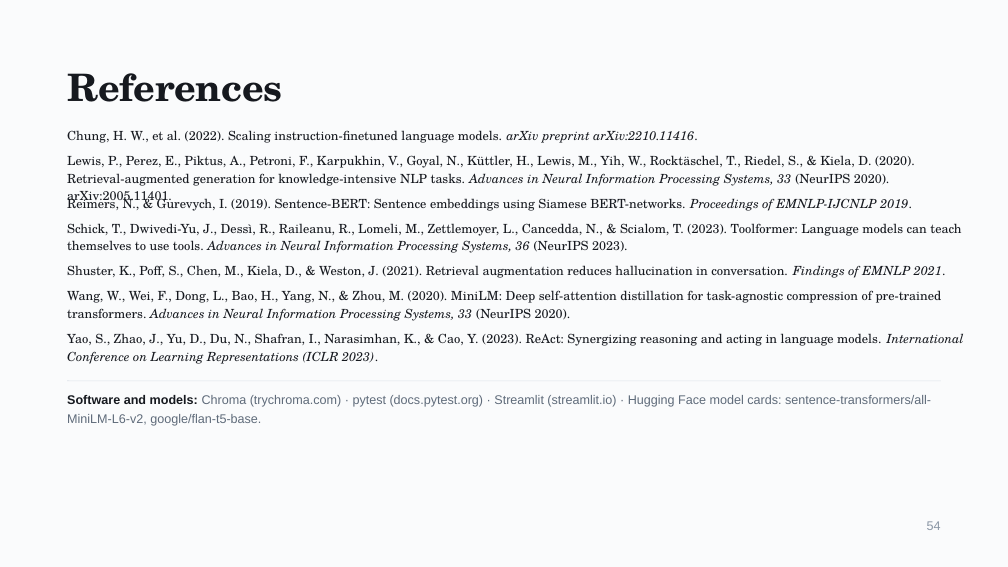
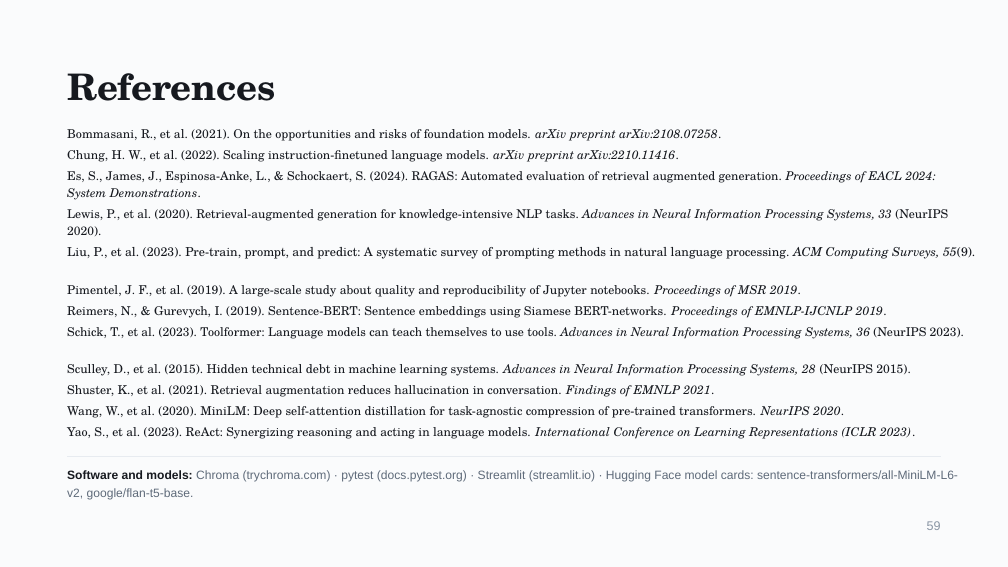
Before and after one commit to karin-8/rag-chatbot-student, a slide deck: slide 59 of student-guide/RAG in Production.pptx (slide 54 before the commit). Drawn at 1008x567 pixels with LibreOffice and Linux fonts; fonts in the diff are those of the drawing. Boxes give left, top, right and bottom in pixels: in the first picture for what was removed or moved away, otherwise in the second. Text is boxed around its words. In the diff, an @@ line names an element or a change of style, - is before the commit and + after.

```diff
--- a/student-guide/RAG in Production.pptx
+++ b/student-guide/RAG in Production.pptx
@@ title "References" at box(67, 73, 275, 101): size 36 to 34.8 pt; line spacing 39.6pt to 38.2pt @@
@@ text "Chung, H. W., et al. ...": place and size @@
-text "Chung, H. W., et al. ..." at box(67, 130, 698, 143)
+text "Chung, H. W., et al. ..." at box(67, 150, 679, 162)
@@ text "Chung, H. W., et al. ..." at box(67, 150, 679, 162): size 12 to 11.6 pt; line spacing 16.8pt to 16.2pt @@
@@ text added at box(67, 129, 721, 141), 11.6 pt, text #16191F @@
+Bommasani, R., et al. (2021). On the opportunities and risks of foundation models. arXiv preprint arXiv:2108.07258.
@@ text added at box(67, 171, 936, 200), 11.5 pt, text #16191F @@
+Es, S., James, J., Espinosa-Anke, L., & Schockaert, S. (2024). RAGAS: Automated evaluation of retrieval augmented generation. Proceedings of EACL 2024: System Demonstrations.
@@ text at box(67, 209, 948, 236): text changed; size 12 to 11.5 pt @@
-Lewis, P., Perez, E., Piktus, A., Petroni, F., Karpukhin, V., Goyal, N., Küttler, H., Lewis, M., Yih, W., Rocktäschel, T., Riedel, S., & Kiela, D. (2020). Retrieval-augmented generation for knowledge-intensive NLP tasks. Advances in Neural Information Processing Systems, 33 (NeurIPS 2020). arXiv:2005.11401.
+Lewis, P., et al. (2020). Retrieval-augmented generation for knowledge-intensive NLP tasks. Advances in Neural Information Processing Systems, 33 (NeurIPS 2020).
@@ text added at box(67, 247, 975, 259), 11.7 pt, text #16191F @@
+Liu, P., et al. (2023). Pre-train, prompt, and predict: A systematic survey of prompting methods in natural language processing. ACM Computing Surveys, 55(9).
@@ text added at box(67, 285, 801, 297), 11.6 pt, text #16191F @@
+Pimentel, J. F., et al. (2019). A large-scale study about quality and reproducibility of Jupyter notebooks. Proceedings of MSR 2019.
@@ text "Reimers, N., & Gurevych, I. ..." at box(67, 306, 887, 318): size 12 to 11.6 pt; line spacing 16.8pt to 16.2pt @@
@@ text "Reimers, N., & Gurevych, I. ...": place and size @@
-text "Reimers, N., & Gurevych, I. ..." at box(67, 195, 912, 211)
+text "Reimers, N., & Gurevych, I. ..." at box(67, 306, 887, 318)
@@ text at box(67, 327, 964, 339): text changed; size 12 to 11.5 pt @@
-Schick, T., Dwivedi-Yu, J., Dessì, R., Raileanu, R., Lomeli, M., Zettlemoyer, L., Cancedda, N., & Scialom, T. (2023). Toolformer: Language models can teach themselves to use tools. Advances in Neural Information Processing Systems, 36 (NeurIPS 2023).
+Schick, T., et al. (2023). Toolformer: Language models can teach themselves to use tools. Advances in Neural Information Processing Systems, 36 (NeurIPS 2023).
@@ text at box(67, 385, 715, 397): text changed; size 12 to 11.6 pt @@
-Shuster, K., Poff, S., Chen, M., Kiela, D., & Weston, J. (2021). Retrieval augmentation reduces hallucination in conversation. Findings of EMNLP 2021.
+Shuster, K., et al. (2021). Retrieval augmentation reduces hallucination in conversation. Findings of EMNLP 2021.
@@ text added at box(67, 364, 911, 376), 11.6 pt, text #16191F @@
+Sculley, D., et al. (2015). Hidden technical debt in machine learning systems. Advances in Neural Information Processing Systems, 28 (NeurIPS 2015).
@@ text at box(67, 406, 844, 418): text changed; size 12 to 11.6 pt @@
-Wang, W., Wei, F., Dong, L., Bao, H., Yang, N., & Zhou, M. (2020). MiniLM: Deep self-attention distillation for task-agnostic compression of pre-trained transformers. Advances in Neural Information Processing Systems, 33 (NeurIPS 2020).
+Wang, W., et al. (2020). MiniLM: Deep self-attention distillation for task-agnostic compression of pre-trained transformers. NeurIPS 2020.
@@ text at box(67, 427, 915, 439): text changed; size 12 to 11.6 pt @@
-Yao, S., Zhao, J., Yu, D., Du, N., Shafran, I., Narasimhan, K., & Cao, Y. (2023). ReAct: Synergizing reasoning and acting in language models. International Conference on Learning Representations (ICLR 2023).
+Yao, S., et al. (2023). ReAct: Synergizing reasoning and acting in language models. International Conference on Learning Representations (ICLR 2023).
@@ text "Software and models: Chroma (trychroma.com) ...": place and size @@
-text "Software and models: Chroma (trychroma.com) ..." at box(67, 395, 931, 426)
+text "Software and models: Chroma (trychroma.com) ..." at box(67, 470, 958, 499)
@@ line moved from (67, 381) - (941, 381) to (67, 457) - (941, 457) @@
@@ text "Software and models: Chroma (trychroma.com) ..." at box(67, 470, 958, 499): size 12 to 11.5 pt; line spacing 17.4pt to 16.7pt @@
@@ text at box(927, 521, 941, 530): text changed @@
-54
+59
```
Also in this commit, not shown: 52 other slides changed, 6 slides added, 1 slide removed.
